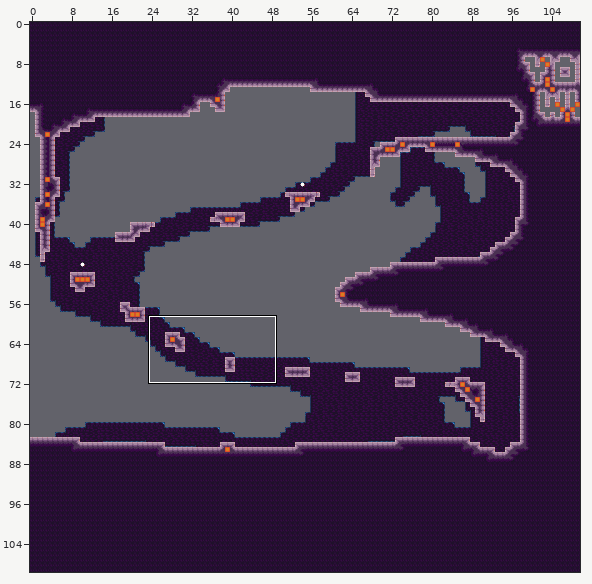
One commit to this Tiled map: mapping_tools/tilemaps/intro7.tmx. Above, an overview of the earlier version with the close-up marked.
Close-up. First the earlier version:
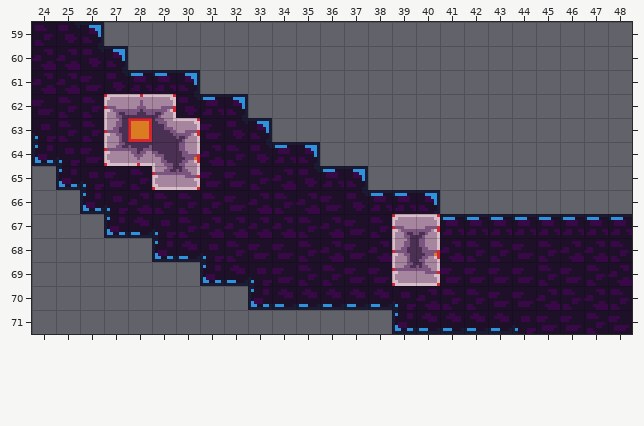
Cells are 8x8 px. Shown: x 24..48, y 59..71. The commit also changed other parts of the map, which this record leaves out.
After the commit:
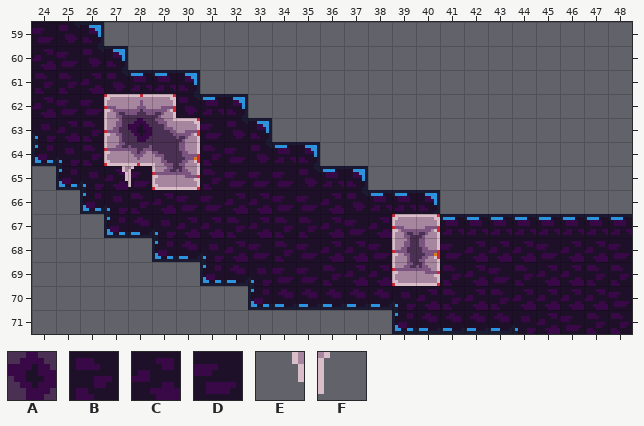
Key: from "stone": A 46; from "stone_bg_decal": B 14, C 41, D 54; from "stone_fg_decal": E 19, F 20.
_ is an empty cell.
Difference:
Layer "bg":
y 59: x 24 B -> D
y 60: x 25 C -> D
y 61: x 24..26 CCD -> BBC
y 62: x 24..26 DBB -> CDD
y 63: x 25 B -> C
y 64: x 26 D -> B; x 31..32 CB -> BD
y 65: x 27..28 DB -> CD; x 31 D -> B; x 33..34 BC -> DD
y 66: x 28..32 CBBBD -> BCDDC; x 34..36 BCD -> DDC
y 67: x 30 B -> C; x 32 C -> B; x 34 C -> B; x 38 B -> C
y 68: x 32 B -> C; x 34..35 DB -> BD; x 37..38 DC -> CD; x 41..45 CBBDB -> DCCCD; x 48 B -> D
y 69: x 35 B -> D; x 37..38 DD -> CC; x 41..42 DD -> BC; x 44..46 DBD -> BCC; x 48 C -> B
y 70: x 42..44 BDD -> CBC; x 46 B -> C; x 48 B -> D
y 71: x 45 D -> C; x 48 D -> B
Layer "fg":
y 65: x 27..28 __ -> EF
Layer "map":
y 63: x 28 _ -> A
Pixel boxes of the changes (left, top, right, bottom) in both close-ups:
changed: (32, 25, 344, 286)
changed: (344, 217, 392, 286)
changed: (440, 241, 584, 334)
changed: (608, 241, 632, 334)
